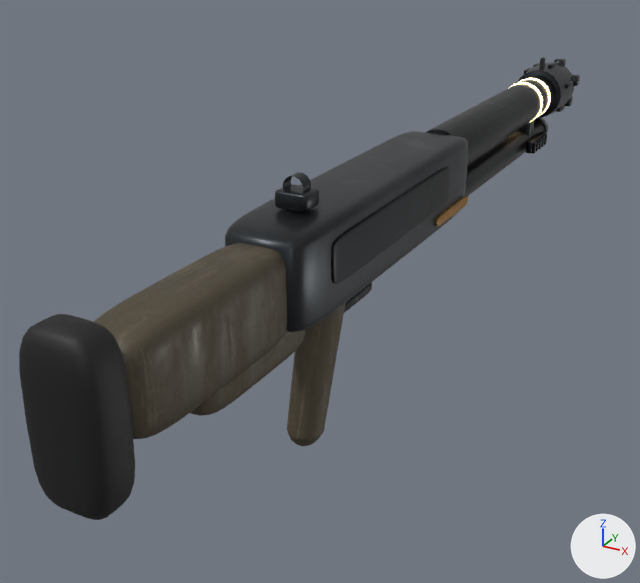
An edit to the glTF model game/assets/models/weapons/br9_body.glb, drawn before and after from the same camera.
The view is the same before and after, from a camera (50 mm lens) standing at (0.272, -0.504, 0.257) and looking at (-0.061, 0.1, -0.045). The lights are fixed; the arrows at lower right show +X, +Y and +Z. The older version comes first. Vertices at exactly the same position are counted once.

Names of what the first picture shows: 'br9_body'.
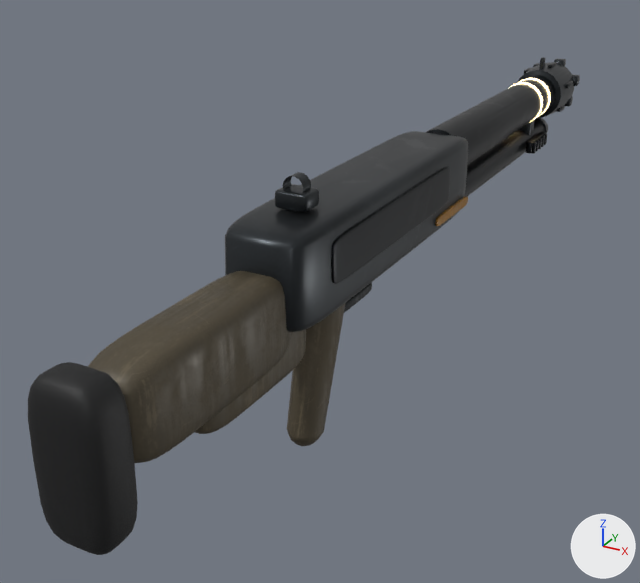
Scene script edits in JSON lines:
```json
{"block": "me_br9_body", "where": "me_br9_body.from_pydata(...)  # 5261 vertices, 9590 faces; spans x -0.032..0.032, y -0.261..0.573, z -0.102..0.101"}
{"block": "me_br9_body", "where": "# used by ob_br9_body; location = (0.0, 0.0, 0.0)"}
{"block": "me_br9_body", "change": "me_br9_body part 1: the loose piece of 312 vertices spanning x -0.022..0.022, y -0.23..-0.07, z 0.008..0.072 is scaled about its middle by (0.955, 1, 0.938), then moved by (0.0, 0.0, -0.016)"}
{"block": "me_br9_body", "change": "me_br9_body part 2: the loose piece of 312 vertices spanning x -0.018..0.018, y -0.17..-0.05, z -0.008..0.032 is moved by (0.0, 0.0, -0.012)"}
{"block": "me_br9_body", "change": "me_br9_body part 3: the loose piece of 290 vertices spanning x -0.024..0.024, y -0.261..-0.229, z -0.015..0.085 is scaled about its middle by (0.958, 1, 0.96), then moved by (0.0, 0.0, -0.023)"}
```

Location of each change, (x1, y1, x2, y2) in pixels of the pictures (640 x 583 px; the box of a moved part takes in the faces that stretch with it):
```json
{"object": "br9_body", "change": "reshaped", "before": [19, 57, 580, 520], "after": [28, 57, 580, 555], "on screen": "8% taller"}
{"part": 1, "of": "me_br9_body", "change": "moved or reshaped", "before": [94, 243, 287, 439], "after": [88, 271, 291, 463]}
{"part": 2, "of": "me_br9_body", "change": "moved or reshaped", "before": [190, 329, 306, 416], "after": [195, 329, 306, 434]}
{"part": 3, "of": "me_br9_body", "change": "moved or reshaped", "before": [19, 314, 135, 520], "after": [28, 362, 138, 555]}
```
